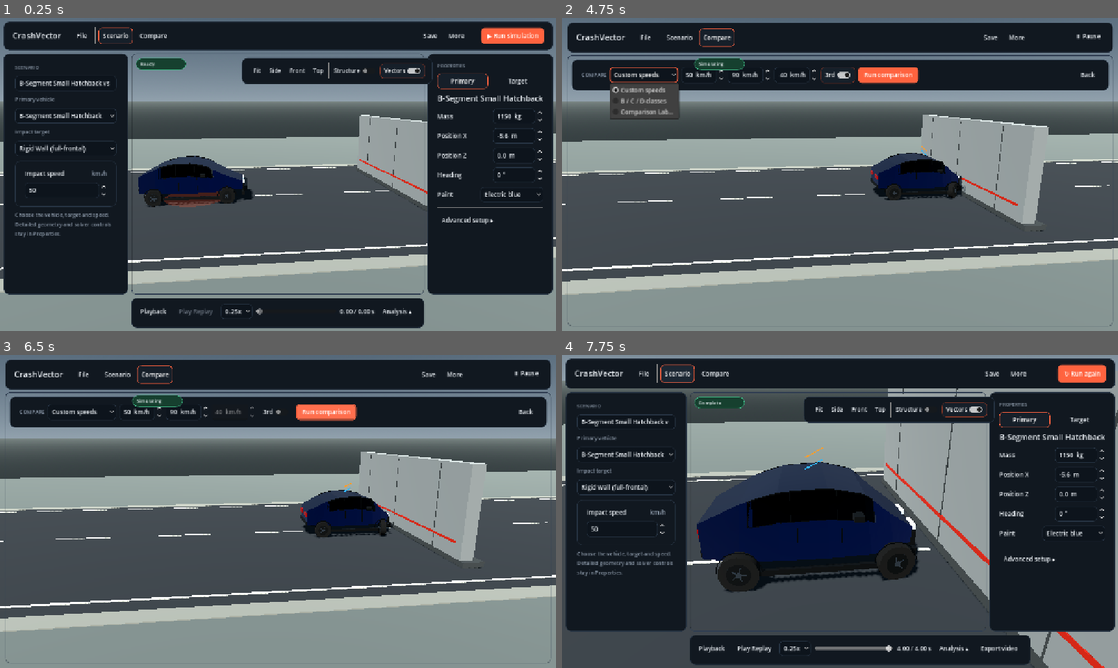
Above: before the commit, frames 1-4 (two rows, left to right).
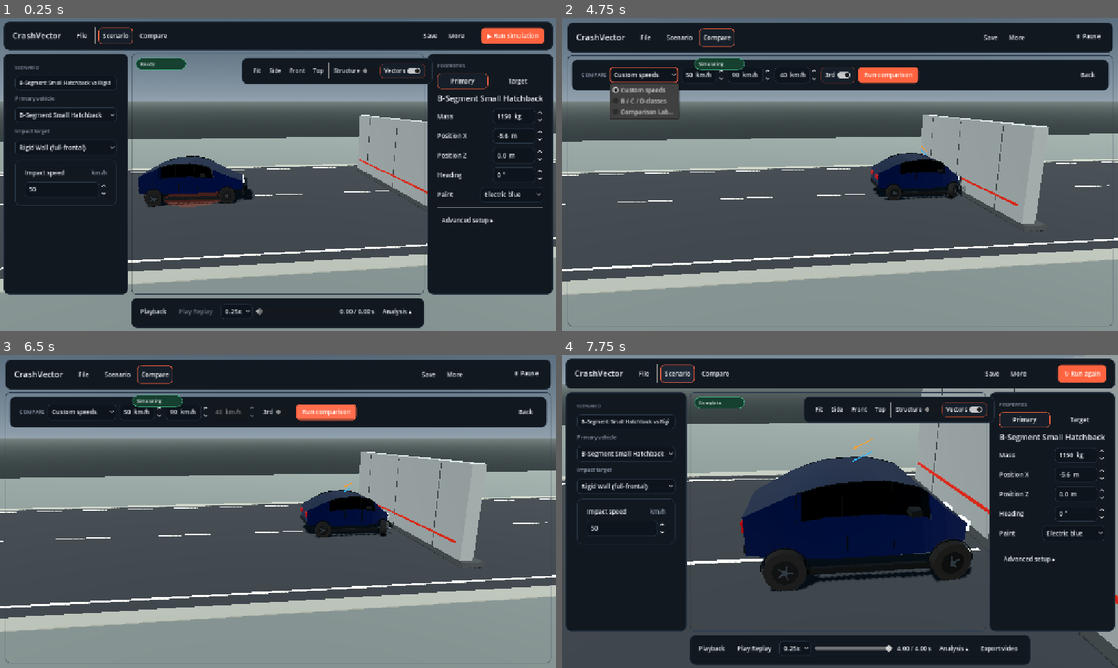
Above: after the commit, the same moments.

Repository: ArrowSK/crashvector
Game: Godot game, scene res://app/main.tscn
The game is run twice, just before and just after one commit, with the same random seed, the same clock (stepped at 60 frames per second) and the same inputs.
Inputs:
- Up to frame 1 (0.25 s): no input
- Up to frame 2 (4.75 s): click "File" at 0.5 s; click "Scenario" at 1.25 s; click "Compare" at 2 s; click "More" at 2.75 s; click "▶ Run simulation" at 3.5 s; click "Custom speeds" at 4.25 s
- Up to frame 3 (6.5 s): click "3rd" at 5 s; click "Run comparison" at 5.75 s
- Up to frame 4 (7.75 s): click "File" at 6.5 s; click "Scenario" at 7.25 s

The runs differ from the first frame. In frame 1, 1.4% of the frame differs, in the area x 2-21%, y 20-70%; in frame 2, less than 0.1%; in frame 3, less than 0.1%; in frame 4, 13%, in the area x 0-100%, y 8-100%.

Commit message:
M16.2: route production scene through presentation corrections

Diff:
--- a/app/main.tscn
+++ b/app/main.tscn
@@ -1,6 +1,6 @@
 [gd_scene load_steps=2 format=3]
 
-[ext_resource type="Script" path="res://src/demo/crash_demo_m16_1.gd" id="1_demo"]
+[ext_resource type="Script" path="res://src/demo/crash_demo_m16_2.gd" id="1_demo"]
 
 [node name="CrashVectorEditor" type="Node3D"]
 script = ExtResource("1_demo")
